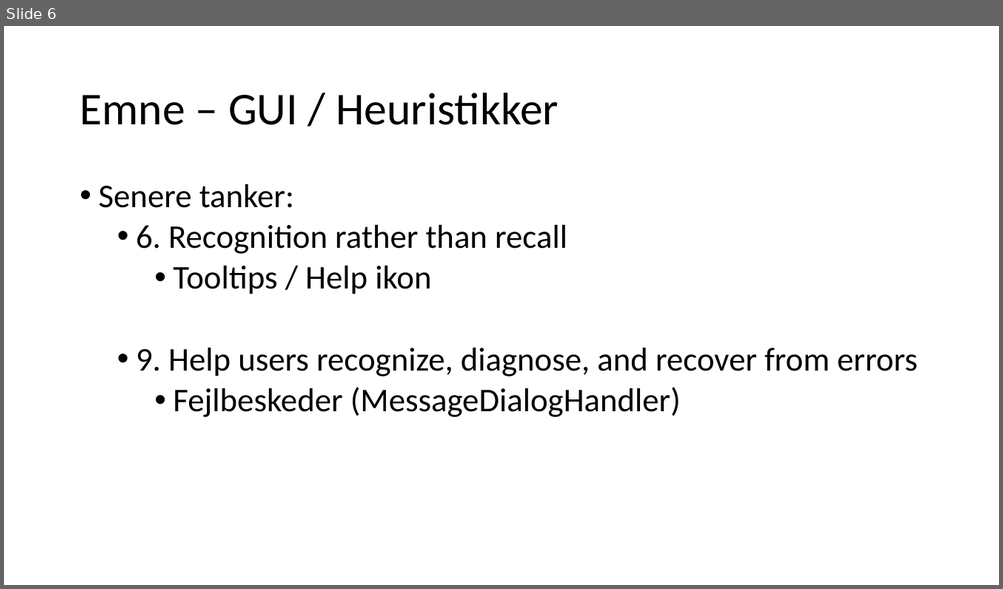
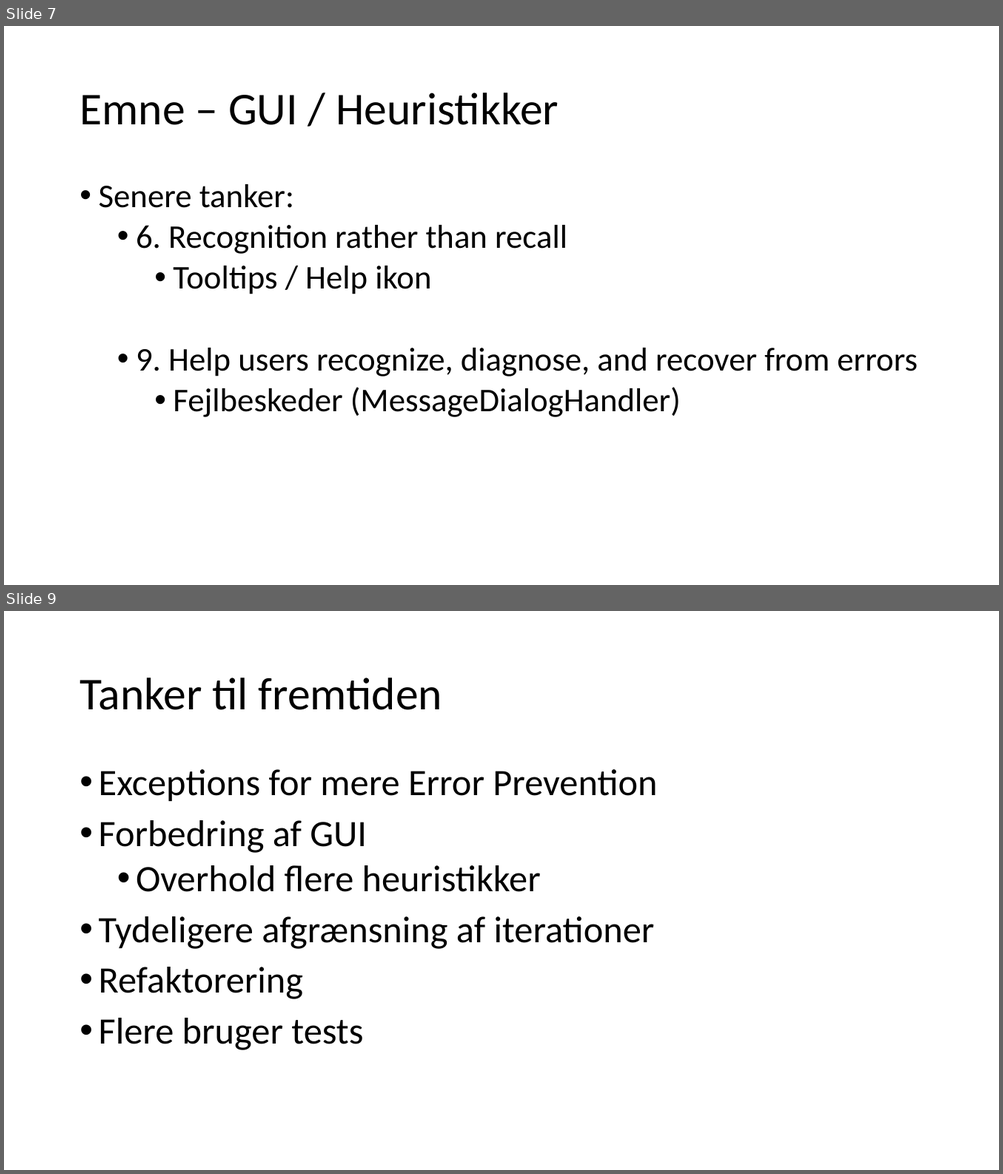
Before and after one commit to AndersSkovNielsen/RisoeProjektTeamA, a slide deck: Eksamensnoter/Powerpoint.pptx. Shown one above the other, each under a label of ours: slide 6 before the commit, slides 7 and 9 after it; the slides between them are not shown. The pictures are 1003x589 and 1003x1174 pixels, drawn with LibreOffice and Linux fonts; fonts in the diff are those of the drawing. Boxes give left, top, right and bottom in pixels: in the first picture for what was removed or moved away, otherwise in the second. Text is boxed around its words. In the diff, an @@ line names an element or a change of style, - is before the commit and + after.

```diff
--- a/Eksamensnoter/Powerpoint.pptx
+++ b/Eksamensnoter/Powerpoint.pptx
@@ slide 9 added at (4,611,999,1170), background #FFFFFF @@
@@ title added at (79,678,442,710), 44 pt, text #000000 @@
+Tanker til fremtiden
@@ text added at (99,769,657,1051), 36 pt, text #000000 @@
+• Exceptions for mere Error Prevention
+• Forbedring af GUI
+  • Overhold flere heuristikker
+• Tydeligere afgrænsning af iterationer
+• Refaktorering
+• Flere bruger tests
@@ what was slide 6 is now slide 7 @@
```
Also in this commit, not shown: 2 slides changed, 2 other slides added, 1 slide removed, 2 other files.
